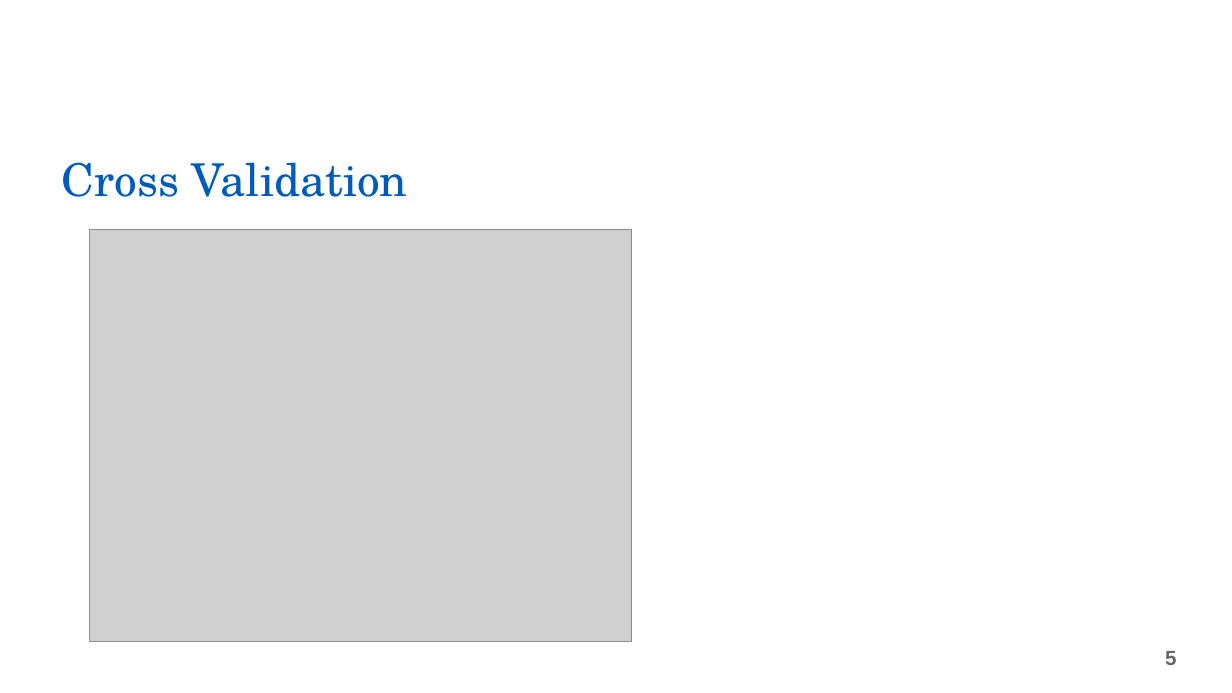
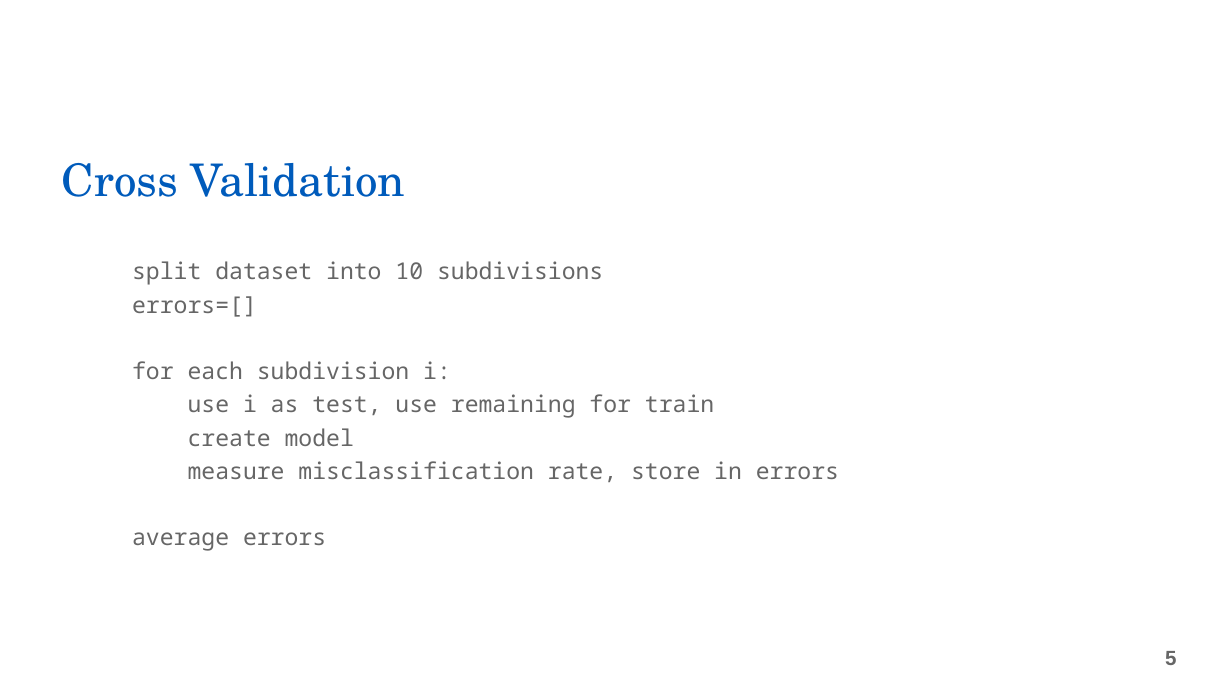
Before and after one commit to thanickcruz/buffalo_crime, a slide deck: slide 4 of EAS508-Presentation.pptx. Drawn at 1232x693 pixels with LibreOffice and Linux fonts; fonts in the diff are those of the drawing; grey boxes stand for pictures; background and template pictures are left out. Boxes give left, top, right and bottom in pixels: in the first picture for what was removed or moved away, otherwise in the second. Text is boxed around its words. In the diff, an @@ line names an element or a change of style, - is before the commit and + after.

```diff
--- a/EAS508-Presentation.pptx
+++ b/EAS508-Presentation.pptx
@@ title "Cross Validation" at (62, 163, 405, 197): size 35.3 to 35 pt @@
@@ picture removed at (90, 230, 632, 641) @@
@@ text added at (132, 261, 839, 551), 18 pt, text #666666 @@
+split dataset into 10 subdivisions
+errors=[]
+for each subdivision i:
+      use i as test, use remaining for train
+      create model
+        measure misclassification rate, store in errors
+        average errors
```
Also in this commit, not shown: 17 other slides changed.
